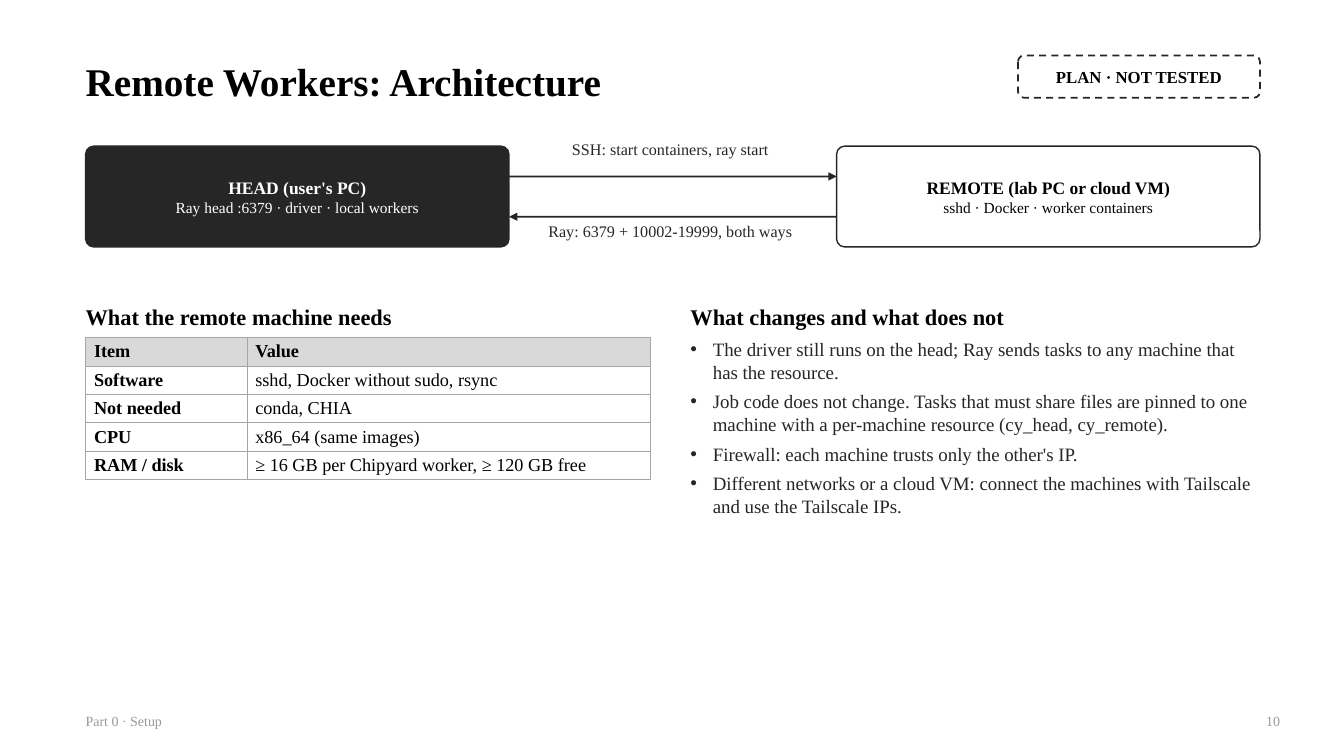
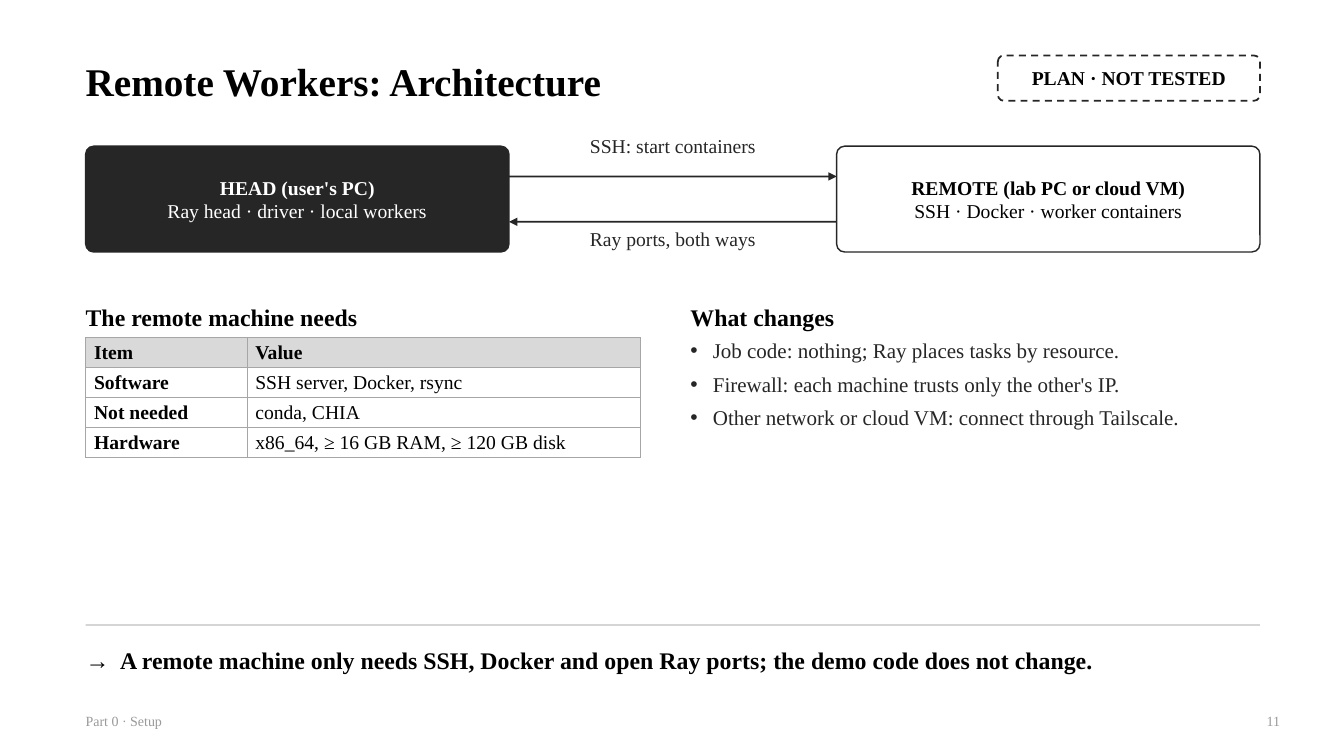
Before and after one commit to chipchip-tech/CHIA-workflow, a slide deck: slide 11 of projects/demo-alu/report/guides/0_Setup.pptx (slide 10 before the commit). Drawn at 1344x756 pixels with LibreOffice and Linux fonts; fonts in the diff are those of the drawing. Boxes give left, top, right and bottom in pixels: in the first picture for what was removed or moved away, otherwise in the second. Text is boxed around its words. In the diff, an @@ line names an element or a change of style, - is before the commit and + after.

```diff
--- a/projects/demo-alu/report/guides/0_Setup.pptx
+++ b/projects/demo-alu/report/guides/0_Setup.pptx
@@ rounded rectangle "PLAN · NOT TESTED": place and size @@
-rounded rectangle "PLAN · NOT TESTED" at (1018, 55, 1260, 98)
+rounded rectangle "PLAN · NOT TESTED" at (998, 55, 1260, 101)
@@ rounded rectangle "PLAN · NOT TESTED" at (998, 55, 1260, 101): size 12 to 14 pt; proportions changed @@
@@ rounded rectangle "HEAD (user's PC)": place and size @@
-rounded rectangle "HEAD (user's PC)" at (86, 146, 509, 247)
+rounded rectangle "HEAD (user's PC)" at (86, 146, 509, 252)
@@ rounded rectangle "HEAD (user's PC)" at (86, 146, 509, 252): proportions changed @@
@@ text at (590, 140, 756, 154): text changed; size 11.5 to 14 pt @@
-SSH: start containers, ray start
+SSH: start containers
@@ rounded rectangle "REMOTE (lab PC or cloud ..." at (837, 146, 1260, 252): proportions changed @@
@@ rounded rectangle "REMOTE (lab PC or cloud ...": place and size @@
-rounded rectangle "REMOTE (lab PC or cloud ..." at (837, 146, 1260, 247)
+rounded rectangle "REMOTE (lab PC or cloud ..." at (837, 146, 1260, 252)
@@ text in rounded rectangle at (167, 204, 426, 222): text changed; size 11 to 14 pt @@
-Ray head :6379 · driver · local workers
+Ray head · driver · local workers
@@ text in rounded rectangle at (220, 181, 375, 199): size 12.5 to 14 pt in "HEAD (user's PC)" @@
@@ text in rounded rectangle at (911, 181, 1185, 199): size 12.5 to 14 pt in "REMOTE (lab PC or cloud VM)" @@
@@ text in rounded rectangle at (914, 204, 1182, 219): text changed; size 11 to 14 pt @@
-sshd · Docker · worker containers
+SSH · Docker · worker containers
@@ arrow moved from (837, 217) - (509, 217) to (837, 222) - (509, 222) @@
@@ text at (590, 232, 755, 251): text changed; size 11.5 to 14 pt @@
-Ray: 6379 + 10002-19999, both ways
+Ray ports, both ways
@@ text at (86, 309, 357, 327): text changed; size 16 to 17 pt @@
-What the remote machine needs
+The remote machine needs
@@ text at (690, 309, 834, 331): text changed; size 16 to 17 pt @@
-What changes and what does not
+What changes
@@ table at (86, 338, 640, 456) @@
-row 2, column 2: sshd, Docker without sudo, rsync
+row 2, column 2: SSH server, Docker, rsync
-row 4: CPU | x86_64 (same images)
-row 5: RAM / disk | ≥ 16 GB per Chipyard worker, ≥ 120 GB free
+row 4: Hardware | x86_64, ≥ 16 GB RAM, ≥ 120 GB disk
@@ table: place and size @@
-table at (86, 338, 650, 479)
+table at (86, 338, 640, 456)
@@ text at (713, 343, 1119, 363): text changed; size 13.5 to 15 pt @@
-• The driver still runs on the head; Ray sends tasks to any machine that has the resource.
-• Job code does not change. Tasks that must share files are pinned to one machine with a per-machine resource (cy_head, cy_remote).
+• Job code: nothing; Ray places tasks by resource.
@@ text at (713, 377, 1120, 397): size 13.5 to 15 pt in "Firewall: each machine trusts only the other's ..."; more space between paragraphs @@
@@ text at (713, 410, 1178, 430): text changed; size 13.5 to 15 pt @@
-• Different networks or a cloud VM: connect the machines with Tailscale and use the Tailscale IPs.
+• Other network or cloud VM: connect through Tailscale.
@@ line added from (86, 625) to (1260, 625), #BFBFBF 1 pt @@
@@ text added at (120, 652, 1092, 674), 17 pt, text #000000, bold @@
+→ A remote machine only needs SSH, Docker and open Ray ports; the demo code does not change.
@@ text at (1267, 717, 1280, 726): text changed @@
-10
+11
```
Also in this commit, not shown: 11 other slides changed, 1 slide added, 4 other files.
